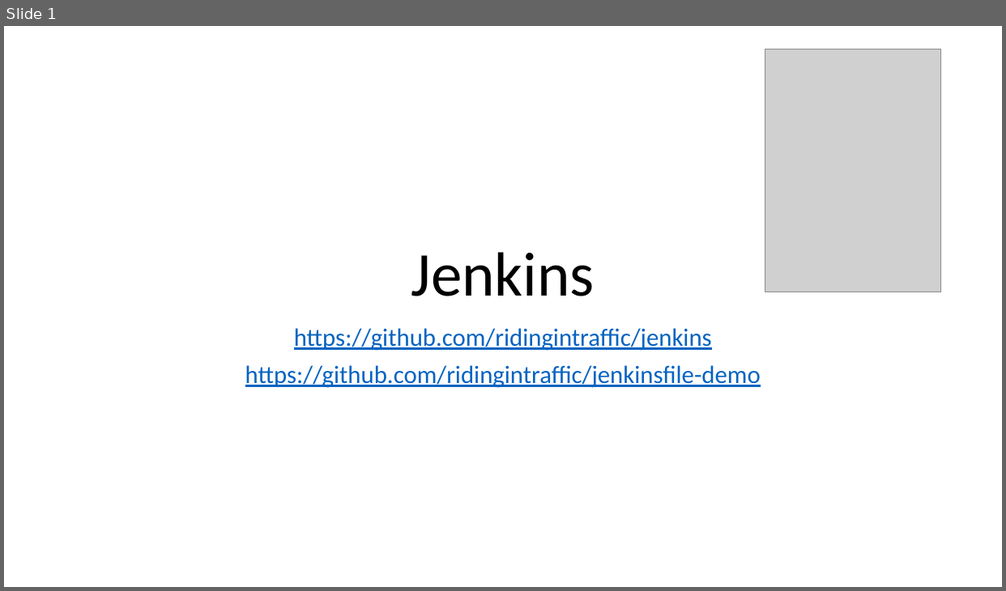
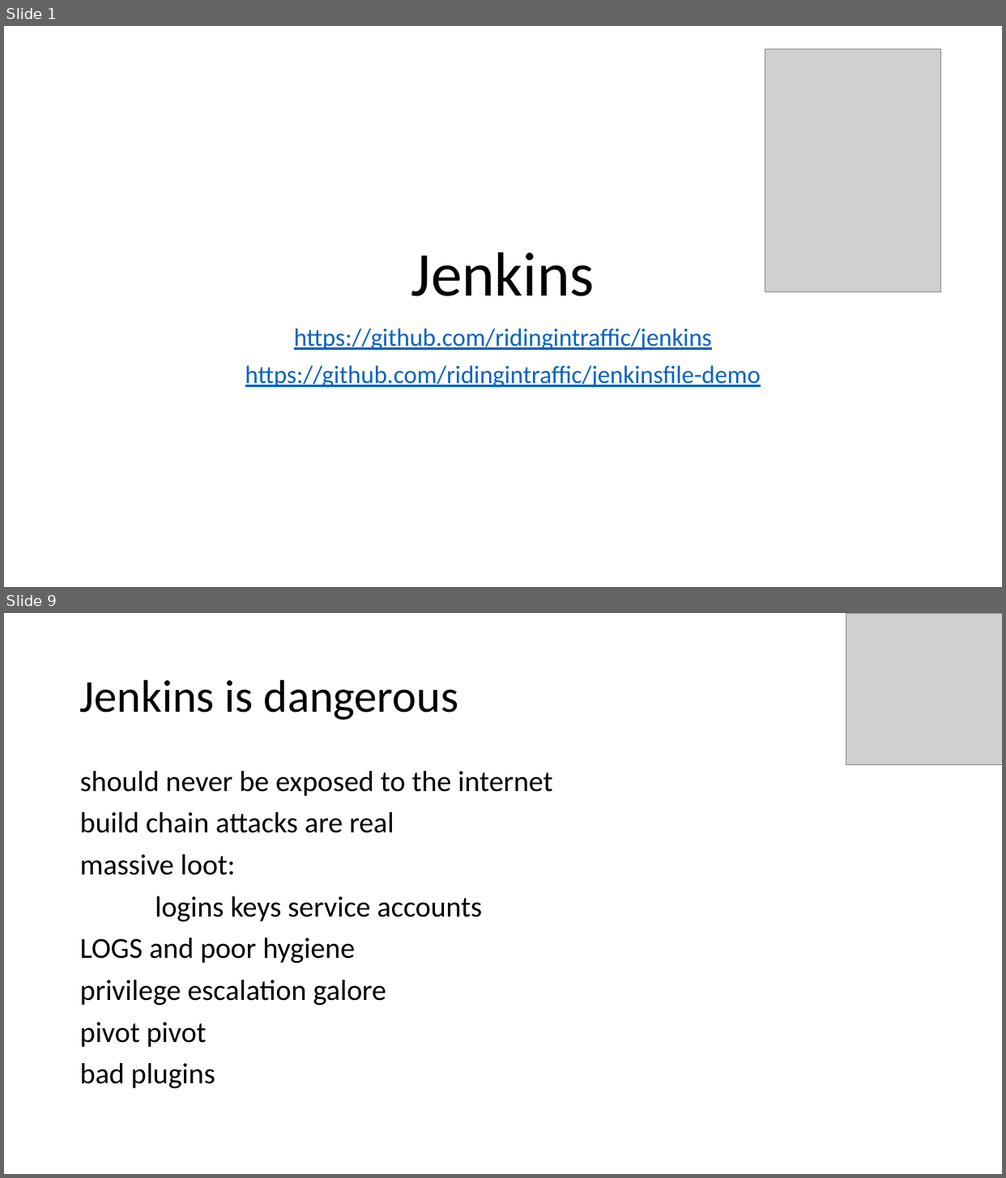
Before and after one commit to ridingintraffic/jenkins, a slide deck: jenkins.pptx. Shown one above the other, each under a label of ours: slide 1 before the commit, slides 1 and 9 after it; the slides between them are not shown. The pictures are 1006x591 and 1006x1178 pixels, drawn with LibreOffice and Linux fonts; fonts in the diff are those of the drawing; grey boxes stand for pictures. Boxes give left, top, right and bottom in pixels: in the first picture for what was removed or moved away, otherwise in the second. Text is boxed around its words. In the diff, an @@ line names an element or a change of style, - is before the commit and + after.

```diff
--- a/jenkins.pptx
+++ b/jenkins.pptx
@@ slide 9 added at [4,613,1002,1174], background #FFFFFF @@
@@ picture added at [846,613,1002,765] @@
@@ title added at [80,679,458,720], 44 pt, text #000000 @@
+Jenkins is dangerous
@@ text added at [80,771,552,1088], 28 pt, text #000000 @@
+should never be exposed to the internet
+build chain attacks are real
+massive loot:
+logins keys service accounts
+LOGS and poor hygiene
+privilege escalation galore
+pivot pivot
+bad plugins
```
Also in this commit, not shown: 1 slide changed, 9 other slides added, 1 other file.
